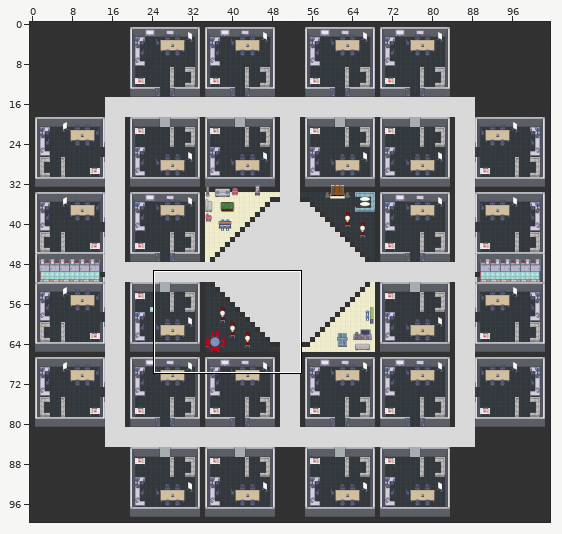
An edit to a level. Tiled map (JSON), tda_Teams.tmj. Above: a wide view before the commit, with the close-up outlined.
Close-up. Old version:
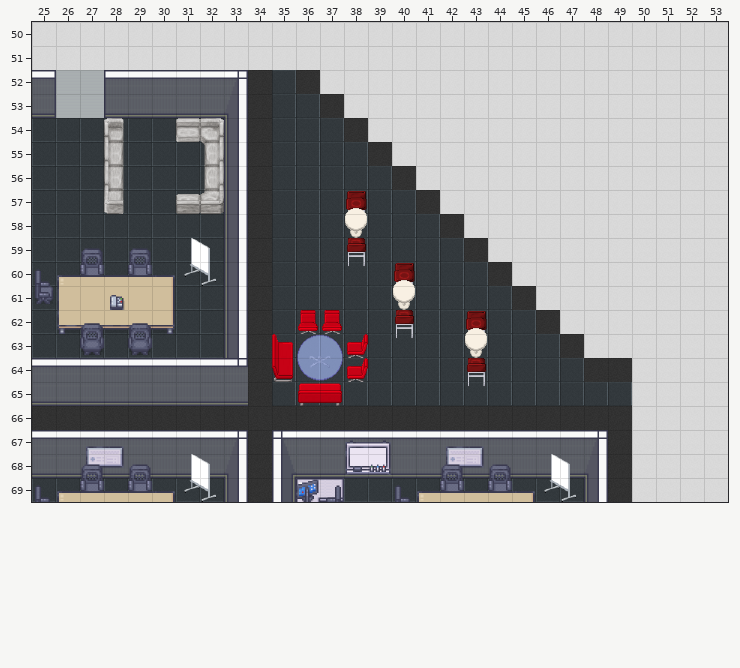
Cells are 32x32 px. Shown: x 25..53, y 50..69. The commit also changed other parts of the map, which this record leaves out.
New version:
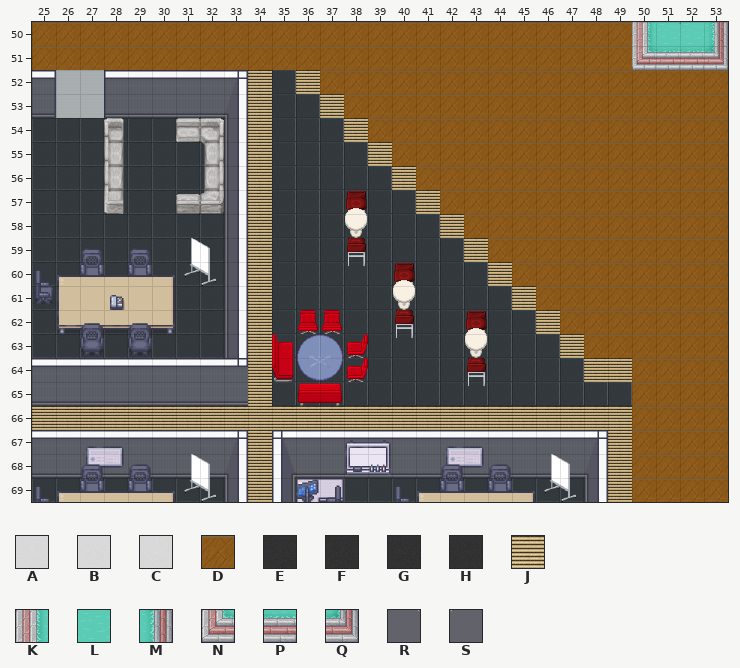
Key: from "Chunk 1": A 6, B 6 turned 180, C 6 turned 90, D 7, E 9, F 9 flipped left-right, G 9 flipped on the diagonal, H 9 flipped on the other diagonal, J 11, K 190, L 191, M 192, N 197, P 198, Q 199; from "Chunk 2": R 59, S 70.
_ is an empty cell, # one hidden under a higher layer, . an unchanged one.
The edit:
--- layer "floor"
@@ x 25..53 @@
-50 AAAAAAAAAAAAAAAAAAAAAAAAAAAAA
-51 AAAAAAAAAAAAAAAAAAAAAAAAACCCC
-52 ............BBBBBBBBBBBBBCCCC
-53 .............BBBBBBBBBBBBCCCC
-54 ..............BBBBBBBBBBBCCCC
-55 ...............BBBBBBBBBBCCCC
-56 ................BBBBBBBBBCCCC
-57 .................BBBBBBBBCCCC
-58 ..................BBBBBBBCCCC
-59 ...................BBBBBBCCCC
-60 ....................BBBBBCCCC
-61 .....................BBBBCCCC
-62 ......................BBBCCCC
-63 .......................BBCCCC
-64 .........................CCCC
-65 .........................CCCC
-66 .........................CCCC
-67 .........................CCCC
-68 .........................CCCC
-69 .........................CCCC
+50 DDDDDDDDDDDDDDDDDDDDDDDDD####
+51 DDDDDDDDDDDDDDDDDDDDDDDDD####
+52 ............DDDDDDDDDDDDDDDDD
+53 .............DDDDDDDDDDDDDDDD
+54 ..............DDDDDDDDDDDDDDD
+55 ...............DDDDDDDDDDDDDD
+56 ................DDDDDDDDDDDDD
+57 .................DDDDDDDDDDDD
+58 ..................DDDDDDDDDDD
+59 ...................DDDDDDDDDD
+60 ....................DDDDDDDDD
+61 .....................DDDDDDDD
+62 ......................DDDDDDD
+63 .......................DDDDDD
+64 .........................DDDD
+65 .........................DDDD
+66 .........................DDDD
+67 .........................DDDD
+68 .........................DDDD
+69 .........................DDDD
--- layer "walls"
@@ x 25..49 @@
-52 .........E.E.............
-53 .........E..E............
-54 .........E...E...........
-55 .........E....E..........
-56 .........E.....E.........
-57 .........E......E........
-58 .........E.......E.......
-59 .........E........E......
-60 .........E.........E.....
-61 .........E..........E....
-62 .........E...........E...
-63 .........E............E..
-64 .........E.............EF
-65 .........G...............
-66 FFFFFFFFFFFEEEEEEEEEEEEEH
-67 .........G..............H
-68 .........G..............H
-69 .........G..............H
+52 .........J.J.............
+53 .........J..J............
+54 .........J...J...........
+55 .........J....J..........
+56 .........J.....J.........
+57 .........J......J........
+58 .........J.......J.......
+59 .........J........J......
+60 .........J.........J.....
+61 .........J..........J....
+62 .........J...........J...
+63 .........J............J..
+64 .........J.............JJ
+65 .........J...............
+66 JJJJJJJJJJJJJJJJJJJJJJJJJ
+67 .........J..............J
+68 .........J..............J
+69 .........J..............J
--- layer "furniture"
@@ x 50..53 @@
-50 ____
-51 ____
+50 KLLM
+51 NPPQ
--- layer "aboveFurniture"
@@ x 51..52 @@
-50 __
+50 RS
